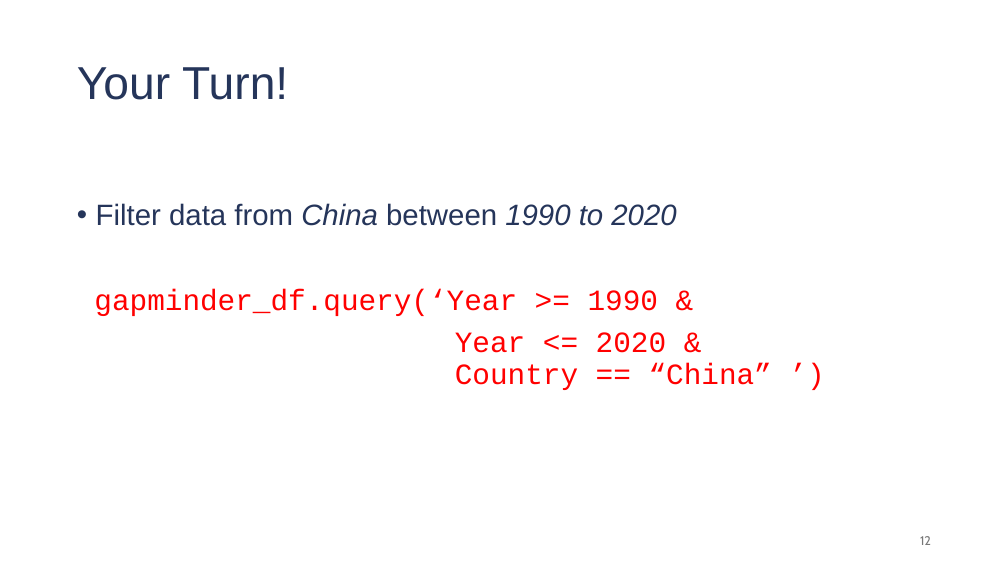
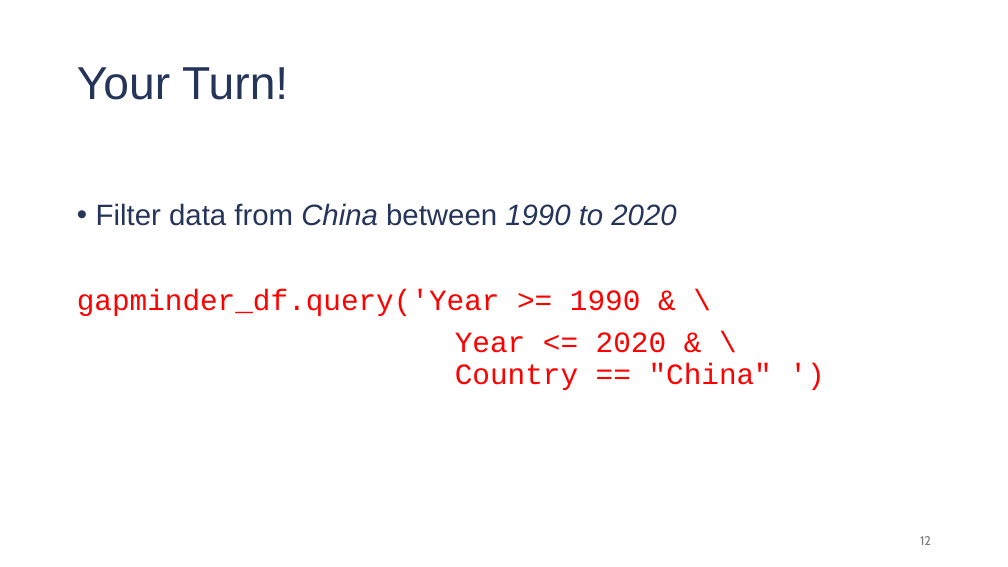
Before and after one commit to damouras/damouras.github.io, a slide deck: slide 12 of files/Presentation.pptx. Drawn at 1008x567 pixels with LibreOffice and Linux fonts; fonts in the diff are those of the drawing. Boxes give left, top, right and bottom in pixels: in the first picture for what was removed or moved away, otherwise in the second. Text is boxed around its words. In the diff, an @@ line names an element or a change of style, - is before the commit and + after.

```diff
--- a/files/Presentation.pptx
+++ b/files/Presentation.pptx
@@ text at (77, 289, 772, 390): text changed @@
-gapminder_df.query(‘Year >= 1990 &
-Year <= 2020 &
-Country == “China” ’)
+gapminder_df.query('Year >= 1990 & \
+Year <= 2020 & \
+Country == "China" ')
```
Also in this commit, not shown: 6 other slides changed, 1 other file.
